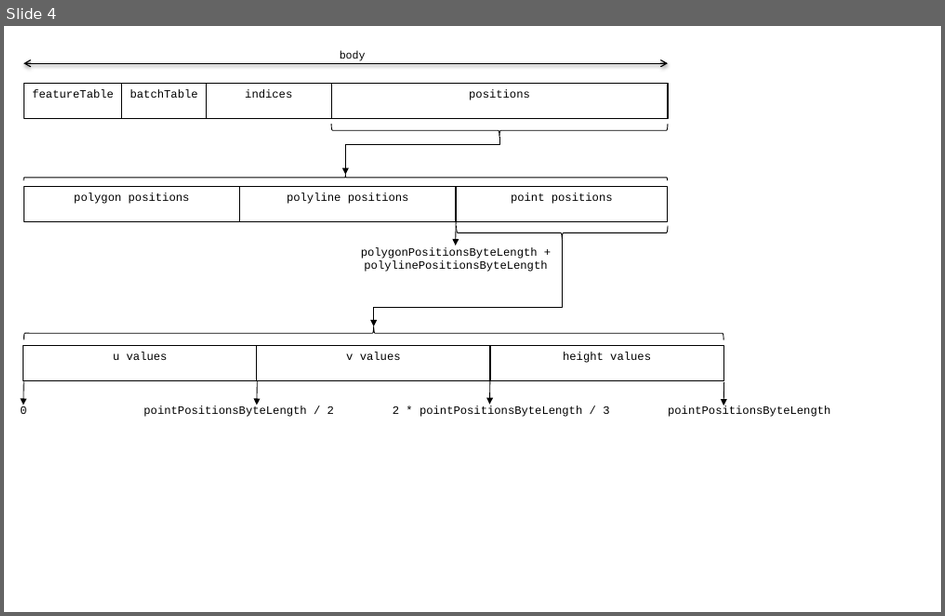
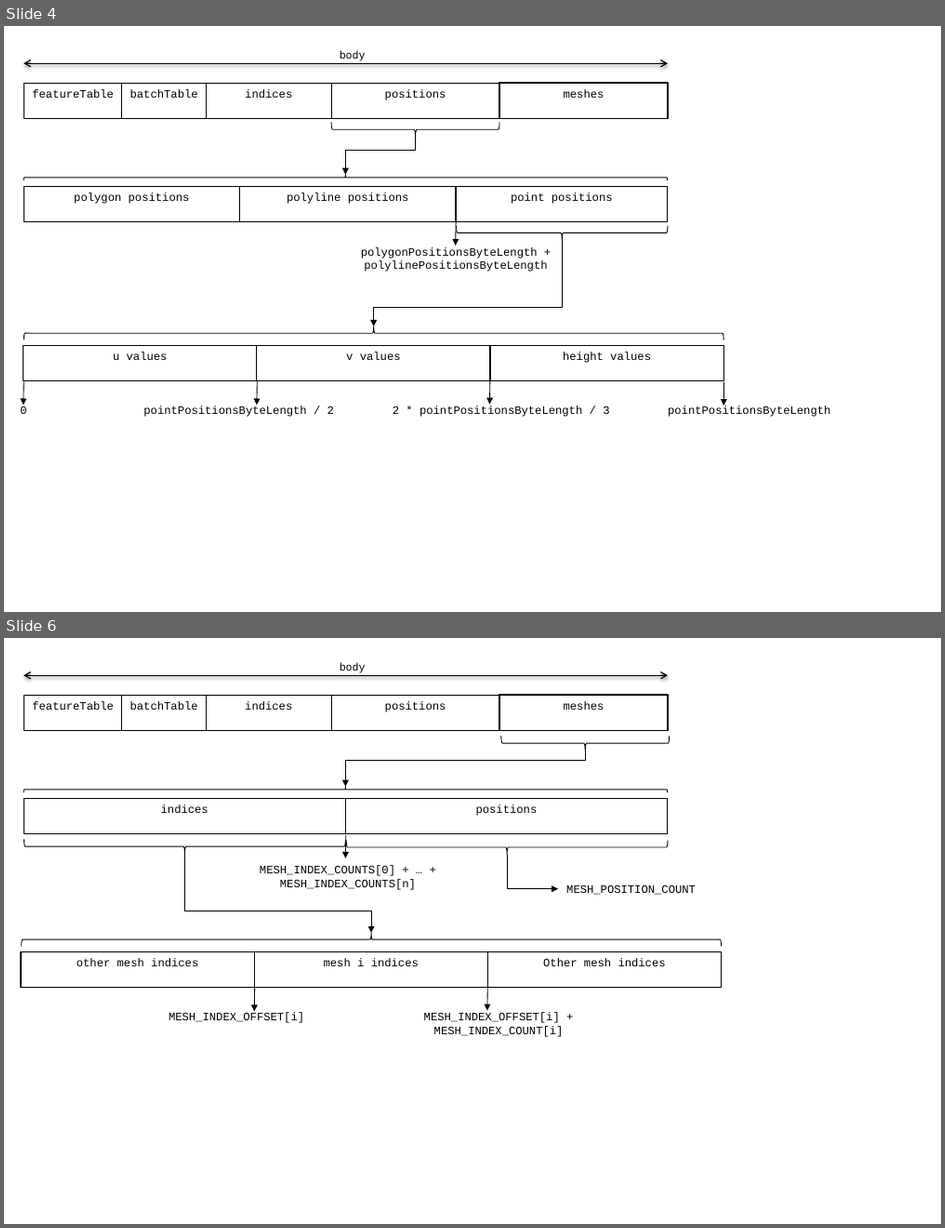
Before and after one commit to CesiumGS/3d-tiles, a slide deck: TileFormats/VectorData/figures/figues.pptx. Shown one above the other, each under a label of ours: slide 4 before the commit, slides 4 and 6 after it; the slides between them are not shown. The pictures are 945x616 and 945x1228 pixels, drawn with LibreOffice and Linux fonts; fonts in the diff are those of the drawing. Boxes give left, top, right and bottom in pixels: in the first picture for what was removed or moved away, otherwise in the second. Text is boxed around its words. In the diff, an @@ line names an element or a change of style, - is before the commit and + after.

```diff
--- a/TileFormats/VectorData/figures/figues.pptx
+++ b/TileFormats/VectorData/figures/figues.pptx
@@ slide 6 added at (x1=4, y1=638, x2=941, y2=1224), background #FFFFFF @@
@@ text added at (x1=340, y1=662, x2=366, y2=673), 10 pt, text #000000 @@
+body
@@ double arrow added from (24, 675) to (668, 675), #000000 1 pt @@
@@ rectangle added at (x1=24, y1=695, x2=122, y2=730), outline #000000 1 pt, 10.5 pt, text #000000 @@
+featureTable
@@ rectangle added at (x1=122, y1=695, x2=207, y2=730), outline #000000 1 pt, 10.5 pt, text #000000 @@
+batchTable
@@ rectangle added at (x1=207, y1=695, x2=331, y2=730), outline #000000 1 pt, 10.5 pt, text #000000 @@
+indices
@@ rectangle added at (x1=331, y1=695, x2=500, y2=730), outline #000000 1 pt, 10.5 pt, text #000000 @@
+positions
@@ rectangle added at (x1=500, y1=695, x2=668, y2=730), outline #000000 1 pt, 10.5 pt, text #000000 @@
+meshes
@@ left brace added at (x1=502, y1=736, x2=670, y2=751), outline #000000 0.75 pt @@
@@ elbow arrow added from (585, 751) to (345, 787), #000000 0.75 pt @@
@@ rectangle added at (x1=24, y1=798, x2=345, y2=833), outline #000000 1 pt, 10.5 pt, text #000000 @@
+indices
@@ right brace added at (x1=24, y1=787, x2=667, y2=792), outline #000000 0.75 pt @@
@@ rectangle added at (x1=345, y1=798, x2=667, y2=833), outline #000000 1 pt, 10.5 pt, text #000000 @@
+positions
@@ right brace added at (x1=24, y1=840, x2=345, y2=854), outline #000000 0.75 pt @@
@@ elbow arrow added from (184, 854) to (371, 933), #000000 0.75 pt @@
@@ arrow added from (346, 835) to (345, 858), #000000 0.75 pt @@
@@ right brace added at (x1=346, y1=841, x2=668, y2=855), outline #000000 0.75 pt @@
@@ elbow arrow added from (507, 855) to (558, 889), #000000 0.75 pt @@
@@ text added at (x1=260, y1=865, x2=416, y2=890), 10.5 pt, text #000000 @@
+MESH_INDEX_COUNTS[0] + … + MESH_INDEX_COUNTS[n]
@@ text added at (x1=567, y1=884, x2=696, y2=895), 10.5 pt, text #000000 @@
+MESH_POSITION_COUNT
@@ right brace added at (x1=22, y1=933, x2=722, y2=946), outline #000000 0.75 pt @@
@@ rectangle added at (x1=21, y1=951, x2=255, y2=987), outline #000000 1 pt, 10.5 pt, text #000000 @@
+other mesh indices
@@ rectangle added at (x1=255, y1=951, x2=489, y2=987), outline #000000 1 pt, 10.5 pt, text #000000 @@
+mesh i indices
@@ rectangle added at (x1=489, y1=951, x2=722, y2=987), outline #000000 1 pt, 10.5 pt, text #000000 @@
+Other mesh indices
@@ arrow added from (255, 988) to (255, 1012), #000000 0.75 pt @@
@@ arrow added from (488, 987) to (488, 1011), #000000 0.75 pt @@
@@ text added at (x1=169, y1=1012, x2=304, y2=1023), 10.5 pt, text #000000 @@
+MESH_INDEX_OFFSET[i]
@@ text added at (x1=424, y1=1012, x2=564, y2=1037), 10.5 pt, text #000000 @@
+MESH_INDEX_OFFSET[i] + MESH_INDEX_COUNT[i]
@@ slide 4 changed as well @@
@@ rectangle "positions" resized from (x1=331, y1=83, x2=668, y2=118) to (x1=331, y1=83, x2=500, y2=118) @@
@@ rectangle added at (x1=500, y1=83, x2=668, y2=118), outline #000000 1 pt, 10.5 pt, text #000000 @@
+meshes
@@ left brace resized from (x1=331, y1=124, x2=668, y2=137) to (x1=331, y1=122, x2=500, y2=137) @@
@@ elbow arrow moved from (500, 137) - (345, 175) to (416, 137) - (345, 175) @@
```
Also in this commit, not shown: 3 other slides changed, 6 other files.
